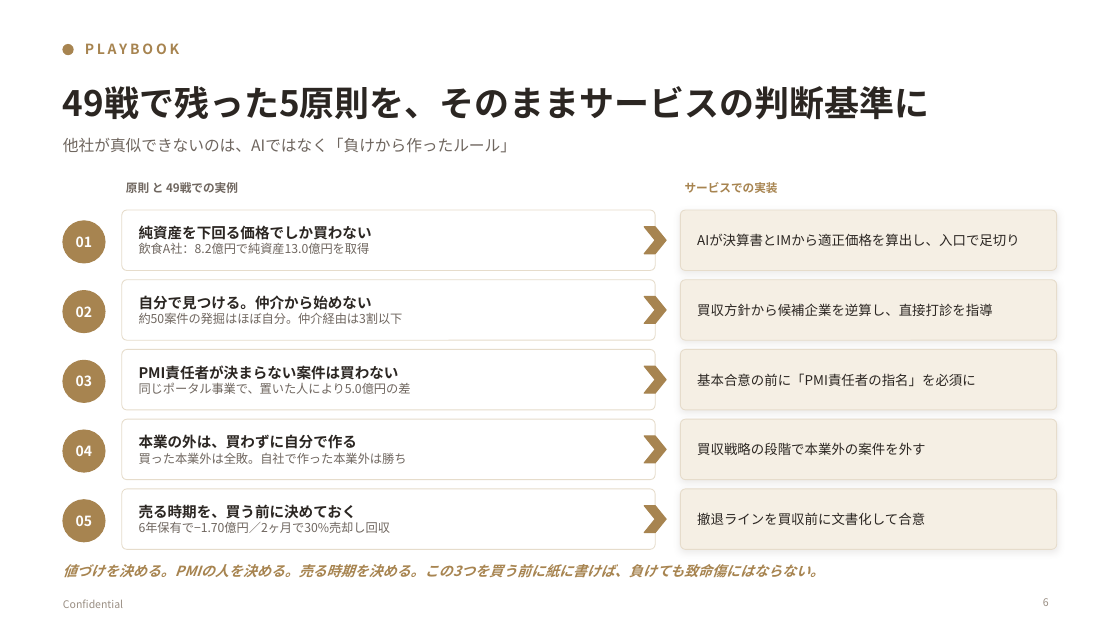
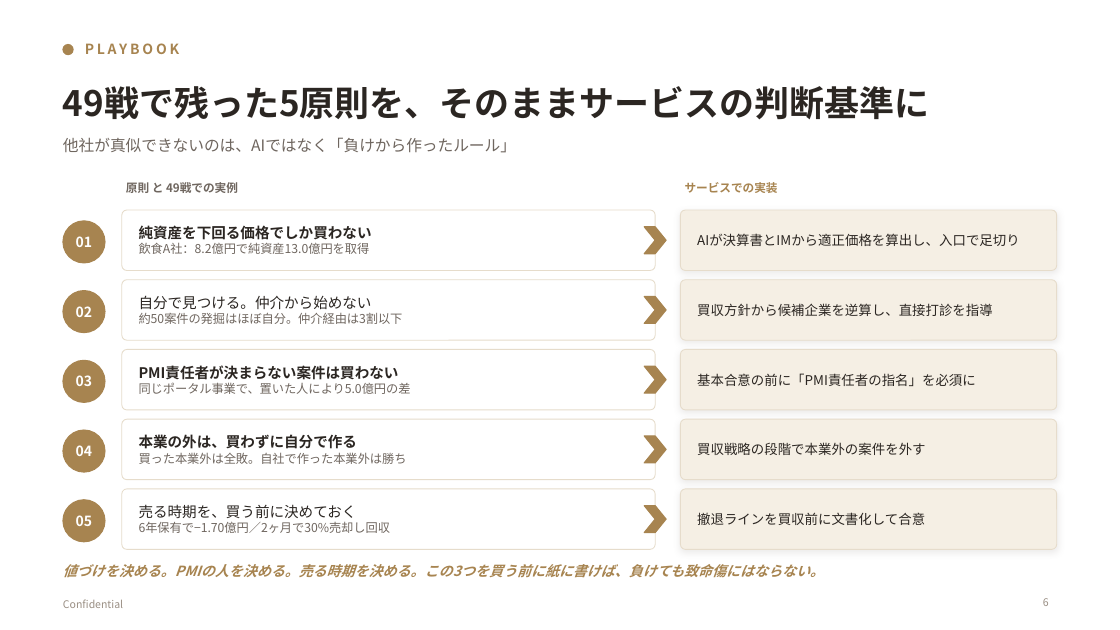
Before and after one commit to nakano-winebank/wine-auction, a slide deck: slide 6 of docs/business/事業概要_AI_MA部門_営業用.pptx. Drawn at 1120x630 pixels with LibreOffice and Linux fonts; fonts in the diff are those of the drawing. Boxes give left, top, right and bottom in pixels: in the first picture for what was removed or moved away, otherwise in the second. Text is boxed around its words. In the diff, an @@ line names an element or a change of style, - is before the commit and + after.

```diff
--- a/docs/business/事業概要_AI_MA部門_営業用.pptx
+++ b/docs/business/事業概要_AI_MA部門_営業用.pptx
@@ text at (139,295,372,310): bold off in "自分で見つける。仲介から始めない" @@
@@ text at (139,504,357,518): bold off in "売る時期を、買う前に決めておく" @@
```
Also in this commit, not shown: 8 other slides changed, 4 other files.
